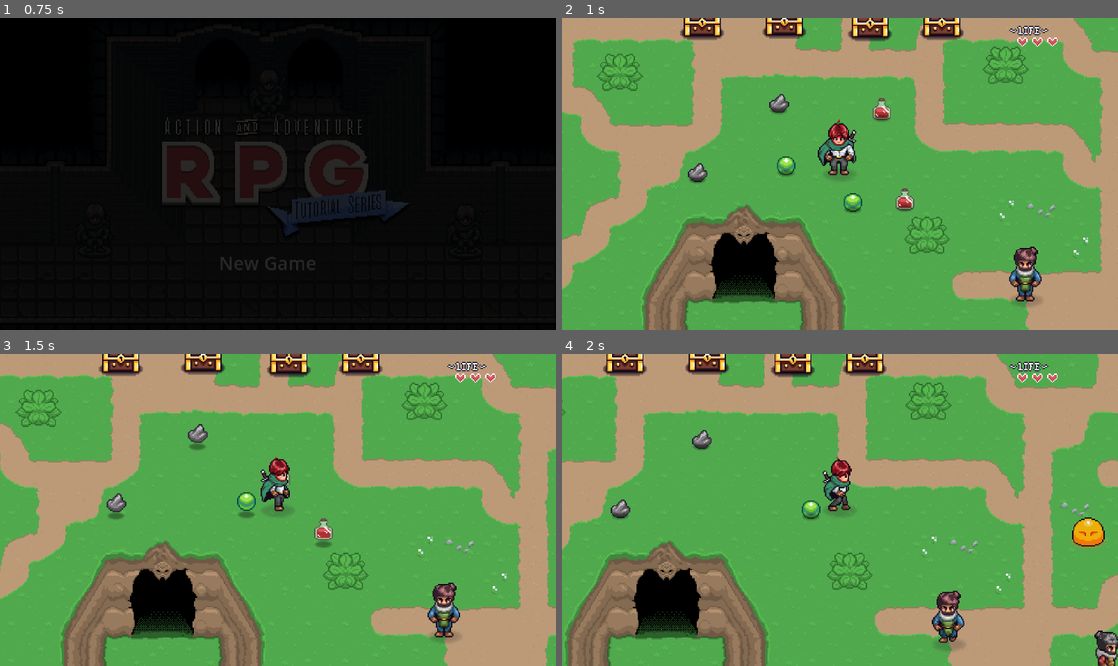
Above: before the commit, frames 1-4 (two rows, left to right).
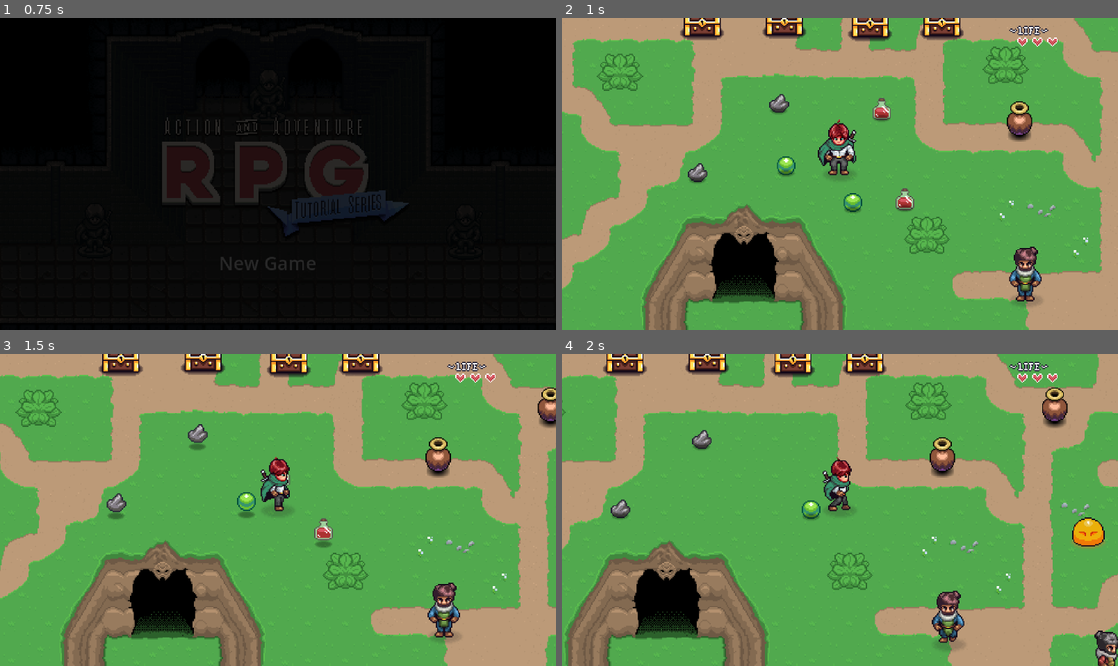
Above: after the commit, the same moments.

Repository: xatar/rpg2026second
Game: Godot game, scene res://TitleScene.tscn
Same seed, same stepped clock (60 frames per second), same inputs: the game is played once before the commit and once after it. Sound files missing from this copy of the repository are replaced by a short silence.
Inputs (mouse positions are in pixels of both pictures, inside the frame that each line leads up to):
- Up to frame 1 (0.75 s): click "New Game" at 0.5 s
- Up to frame 2 (1 s): no input
- Up to frame 3 (1.5 s): tap Enter (ui_accept) at 1.25 s; move the mouse to (400, 494) at 1.27 s; hold D (right) from 1.28 s (still down); hold F (interact) from 1.28 s (still down)
- Up to frame 4 (2 s): keep holding D (right); keep holding F (interact); tap Enter (ui_accept) at 1.52 s

Frame 1 is identical in both runs. In frame 2, 0.5% of the frame differs, in the area x 80-85%, y 26-40%; in frame 3, 0.8%; in frame 4, 1.0%, in the area x 66-91%, y 10-40%.

Commit message:
picking up

Diff:
--- /dev/null
+++ b/Pot.tscn
@@ -0,0 +1,146 @@
+[gd_scene format=3 uid="uid://do3x85cau2dq5"]
+
+[ext_resource type="Texture2D" uid="uid://m8k32sixwklw" path="res://2d game assets/Props.png" id="1_a4utd"]
+[ext_resource type="AudioStream" uid="uid://chb0qv7hlm7j7" path="res://2d game assets/pot_destroy.wav" id="2_bjytf"]
+[ext_resource type="PackedScene" uid="uid://81s6qc7dppmf" path="res://throwable.tscn" id="3_3338n"]
+
+[sub_resource type="Gradient" id="Gradient_bjytf"]
+offsets = PackedFloat32Array(0.19209039, 0.87288135)
+colors = PackedColorArray(0, 0, 0, 1, 0.012617188, 0.012617188, 0.012617188, 0)
+
+[sub_resource type="GradientTexture2D" id="GradientTexture2D_bt2o4"]
+gradient = SubResource("Gradient_bjytf")
+width = 20
+height = 12
+fill = 1
+fill_from = Vector2(0.5, 0.5)
+
+[sub_resource type="Animation" id="Animation_3338n"]
+length = 0.001
+tracks/0/type = "value"
+tracks/0/imported = false
+tracks/0/enabled = true
+tracks/0/path = NodePath("Sprite2D:frame")
+tracks/0/interp = 1
+tracks/0/loop_wrap = true
+tracks/0/keys = {
+"times": PackedFloat32Array(0),
+"transitions": PackedFloat32Array(1),
+"update": 1,
+"values": [4]
+}
+tracks/1/type = "value"
+tracks/1/imported = false
+tracks/1/enabled = true
+tracks/1/path = NodePath("Sprite2D_Shadow:modulate")
+tracks/1/interp = 1
+tracks/1/loop_wrap = true
+tracks/1/keys = {
+"times": PackedFloat32Array(0),
+"transitions": PackedFloat32Array(1),
+"update": 0,
+"values": [Color(1, 1, 1, 1)]
+}
+
+[sub_resource type="Animation" id="Animation_kdyub"]
+resource_name = "default"
+tracks/0/type = "value"
+tracks/0/imported = false
+tracks/0/enabled = true
+tracks/0/path = NodePath("Sprite2D:frame")
+tracks/0/interp = 1
+tracks/0/loop_wrap = true
+tracks/0/keys = {
+"times": PackedFloat32Array(0),
+"transitions": PackedFloat32Array(1),
+"update": 1,
+"values": [4]
+}
+
+[sub_resource type="Animation" id="Animation_wgf6e"]
+resource_name = "destroy"
+length = 0.5
+step = 0.075
+tracks/0/type = "value"
+tracks/0/imported = false
+tracks/0/enabled = true
+tracks/0/path = NodePath("Sprite2D:frame")
+tracks/0/interp = 1
+tracks/0/loop_wrap = true
+tracks/0/keys = {
+"times": PackedFloat32Array(0, 0.075, 0.15, 0.22500001, 0.3, 0.375, 0.45000002),
+"transitions": PackedFloat32Array(1, 1, 1, 1, 1, 1, 1),
+"update": 1,
+"values": [4, 5, 6, 7, 8, 9, 47]
+}
+tracks/1/type = "value"
+tracks/1/imported = false
+tracks/1/enabled = true
+tracks/1/path = NodePath("Sprite2D_Shadow:modulate")
+tracks/1/interp = 1
+tracks/1/loop_wrap = true
+tracks/1/keys = {
+"times": PackedFloat32Array(0.0009999999, 0.3846154),
+"transitions": PackedFloat32Array(1, 1),
+"update": 0,
+"values": [Color(1, 1, 1, 1), Color(1, 1, 1, 0)]
+}
+tracks/2/type = "audio"
+tracks/2/imported = false
+tracks/2/enabled = true
+tracks/2/path = NodePath("AudioStreamPlayer2D")
+tracks/2/interp = 1
+tracks/2/loop_wrap = true
+tracks/2/keys = {
+"clips": [{
+"end_offset": 0.0,
+"start_offset": 0.0,
+"stream": ExtResource("2_bjytf")
+}],
+"times": PackedFloat32Array(0)
+}
+tracks/2/use_blend = true
+
+[sub_resource type="AnimationLibrary" id="AnimationLibrary_80hxo"]
+_data = {
+&"RESET": SubResource("Animation_3338n"),
+&"default": SubResource("Animation_kdyub"),
+&"destroy": SubResource("Animation_wgf6e")
+}
+
+[sub_resource type="RectangleShape2D" id="RectangleShape2D_1y5w0"]
+size = Vector2(16, 8)
+
+[sub_resource type="RectangleShape2D" id="RectangleShape2D_y0f4d"]
+size = Vector2(20, 10)
+
+[node name="Pot" type="Node2D" unique_id=1564718435]
+
+[node name="Sprite2D_Shadow" type="Sprite2D" parent="." unique_id=1039236207]
+texture = SubResource("GradientTexture2D_bt2o4")
+
+[node name="Sprite2D" type="Sprite2D" parent="." unique_id=1792208169]
+position = Vector2(0, -10)
+texture = ExtResource("1_a4utd")
+hframes = 16
+vframes = 3
+frame = 4
+
+[node name="AnimationPlayer" type="AnimationPlayer" parent="." unique_id=1779438397]
+libraries/ = SubResource("AnimationLibrary_80hxo")
+
+[node name="StaticBody2D" type="StaticBody2D" parent="." unique_id=1647155605]
+collision_layer = 16
+collision_mask = 0
+
+[node name="CollisionShape2D" type="CollisionShape2D" parent="StaticBody2D" unique_id=1287312707]
+shape = SubResource("RectangleShape2D_1y5w0")
+debug_color = Color(0, 0.60038817, 0.70000815, 0.14500001)
+
+[node name="AudioStreamPlayer2D" type="AudioStreamPlayer2D" parent="." unique_id=1169386398]
+
+[node name="Throwable" parent="." unique_id=1092840400 instance=ExtResource("3_3338n")]
+
+[node name="CollisionShape2D" type="CollisionShape2D" parent="Throwable" unique_id=423852021]
+shape = SubResource("RectangleShape2D_y0f4d")
+debug_color = Color(0.69008625, 0.4945157, 0.17558163, 0)
--- a/global_player_manager.gd
+++ b/global_player_manager.gd
@@ -39,3 +39,6 @@
 
 	player.audio.set_volume_linear(10)
 	player.audio.play()
+
+func emit_interact_pressed()->void:
+	interact_pressed.emit()
--- a/playground.tscn
+++ b/playground.tscn
@@ -24,6 +24,7 @@
 [ext_resource type="Resource" uid="uid://dlaf3ulqiug3t" path="res://npc_02.tres" id="20_ymgag"]
 [ext_resource type="Script" uid="uid://xvpbc3biqhcm" path="res://dialog_choice.gd" id="23_u2qr3"]
 [ext_resource type="Script" uid="uid://b4ceak8aglsah" path="res://dialog_branch.gd" id="24_vnugj"]
+[ext_resource type="PackedScene" uid="uid://do3x85cau2dq5" path="res://Pot.tscn" id="25_2yo0f"]
 
 [node name="Playground" type="Node2D" unique_id=1621601241]
 y_sort_enabled = true
@@ -210,3 +211,9 @@
 text = "What a shame... Who will help me instead?"
 npc_info = ExtResource("20_ymgag")
 metadata/_custom_type_script = "uid://co27s0mfsyi2v"
+
+[node name="Pot" parent="." unique_id=1564718435 instance=ExtResource("25_2yo0f")]
+position = Vector2(395, 113)
+
+[node name="Pot2" parent="." unique_id=1905246697 instance=ExtResource("25_2yo0f")]
+position = Vector2(492, 70)
--- /dev/null
+++ b/throwable.gd
@@ -0,0 +1,53 @@
+class_name Throwable
+extends Area2D
+
+@export var gravity_strength : float  = 980
+@export var throw_speed : float = 400.0
+@export var throw_height_strength : float = 100.0
+@export var thow_starting_height : float = 49
+
+var picked_up : bool = false
+var throwalbe: Node2D #here will be stored the item which will be thrown like a pot
+
+@onready var hurt_box: HurtBox = $HurtBox
+
+
+# Called when the node enters the scene tree for the first time.
+func _ready() -> void:
+	area_entered.connect(_on_area_enter)
+	area_exited.connect(_on_area_enter)
+	throwalbe = get_parent()
+	setup_hurt_box()
+
+	pass # Replace with function body.
+
+
+# Called every frame. 'delta' is the elapsed time since the previous frame.
+func _process(delta: float) -> void:
+	pass
+
+func player_interact()->void:
+	#pick up one interactible only (when they overlap for example)
+	if picked_up == false:
+		#pickup throwable object
+
+		print("pick up pot")
+		pass
+	pass
+
+
+func _on_area_enter(_a:Area2D)->void:
+	PlayerManager.interact_pressed.connect(player_interact)
+	pass
+
+func _on_area_enxit(_a:Area2D)->void:
+	PlayerManager.interact_pressed.disconnect(player_interact)
+	pass
+
+func setup_hurt_box()->void:
+	hurt_box.monitoring = false
+	for c in get_children():
+		if c is CollisionShape2D:
+			var _col:CollisionShape2D = c.duplicate()
+			hurt_box.add_child(_col)
+			_col.debug_color = Color(1,0,0,.5)
--- /dev/null
+++ b/throwable.tscn
@@ -0,0 +1,17 @@
+[gd_scene format=3 uid="uid://81s6qc7dppmf"]
+
+[ext_resource type="Script" uid="uid://bne3fu0rh0kc0" path="res://throwable.gd" id="1_y31su"]
+[ext_resource type="Script" uid="uid://cuweyd25pkvph" path="res://hurt_box.gd" id="2_jiiek"]
+
+[node name="Throwable" type="Area2D" unique_id=1092840400]
+collision_layer = 0
+collision_mask = 4
+monitorable = false
+script = ExtResource("1_y31su")
+
+[node name="HurtBox" type="Area2D" parent="." unique_id=786254935]
+collision_layer = 0
+collision_mask = 256
+monitorable = false
+script = ExtResource("2_jiiek")
+metadata/_custom_type_script = "uid://cuweyd25pkvph"
Not shown, added: throwable.gd.uid
